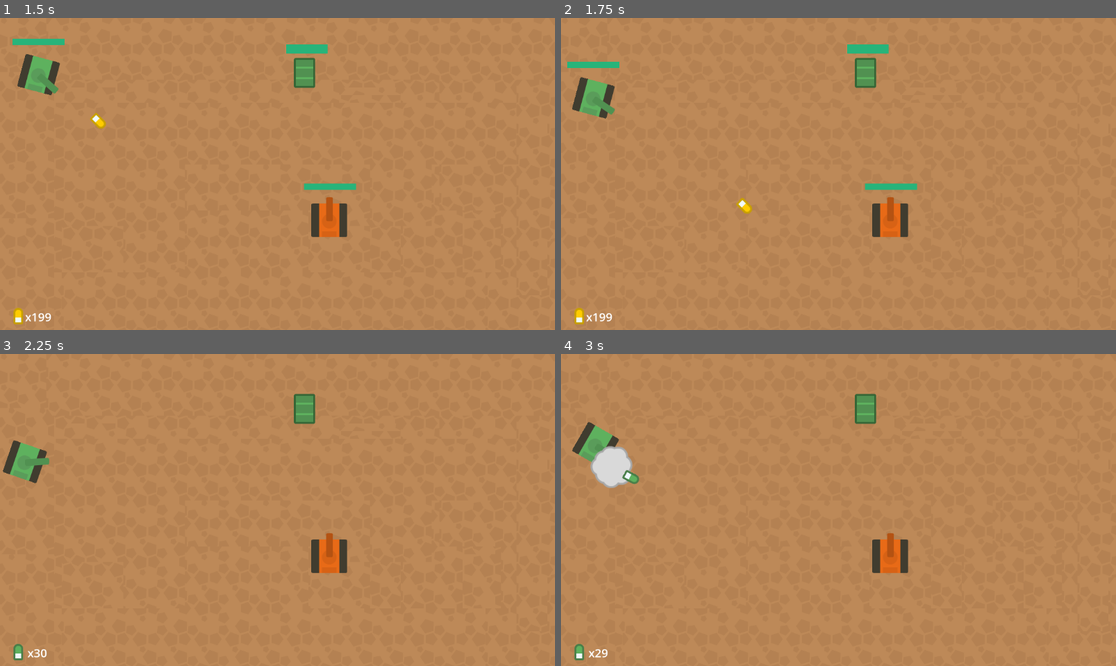
Above: before the commit, frames 1-4 (two rows, left to right).
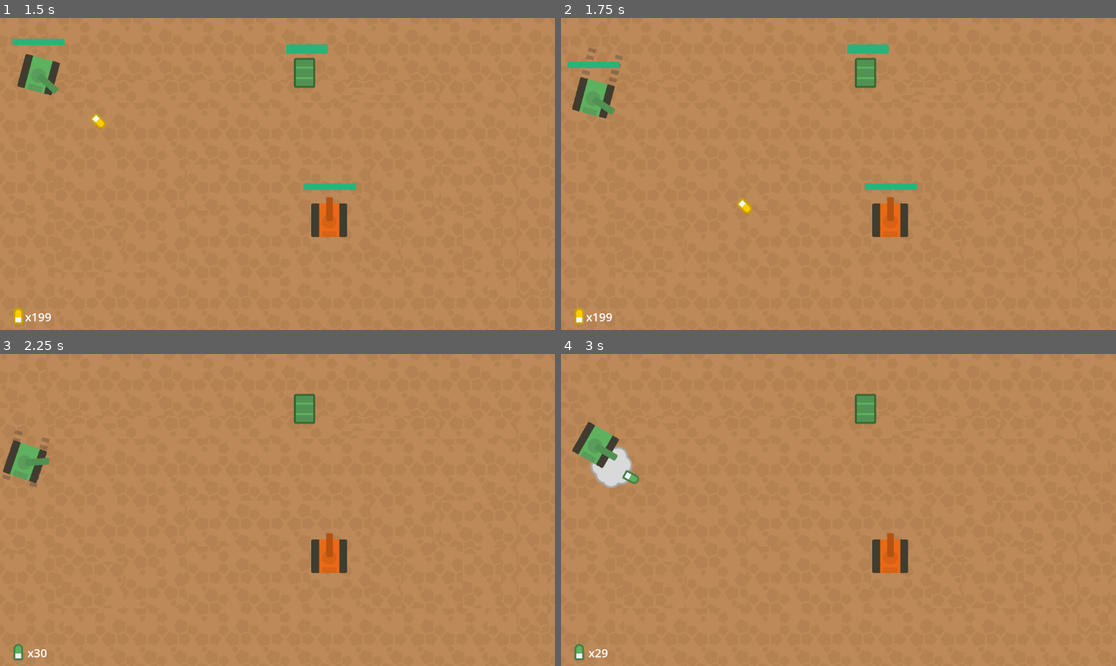
Above: after the commit, the same moments.

Repository: edumaxsantos/TankDownTank
Game: Godot game, scene res://game.tscn
Two runs of this game, one before a commit and one after it. Both use one fixed random seed, a clock stepped at 60 frames per second and the inputs below.
Inputs (mouse positions are in pixels of both pictures, inside the frame that each line leads up to):
- Up to frame 1 (1.5 s): tap Enter at 0.5 s; move the mouse to (399, 158) at 0.52 s; hold D (right) 0.53-1.28 s; right-click (399, 158) at 0.6 s; move the mouse to (166, 189) at 1.27 s; hold S (backward) from 1.28 s (still down); click (166, 189) at 1.35 s
- Up to frame 2 (1.75 s): keep holding S (backward)
- Up to frame 3 (2.25 s): move the mouse to (333, 441) at 2.02 s; release S (backward) at 2.03 s; hold D (right) from 2.03 s (still down); right-click (333, 441) at 2.1 s
- Up to frame 4 (3 s): move the mouse to (810, 572) at 2.77 s; release D (right) at 2.78 s; hold W (forward) from 2.78 s (still down); click (810, 572) at 2.85 s

Frame 1 is identical in both runs. In frame 2, 0.1% of the frame differs, in the area x 3-12%, y 9-25%; in frame 3, 0.1%; in frame 4, 0.2%, in the area x 5-11%, y 29-37%.

Commit message:
Small changeto add tracks. need fixing still, position is not correct. The timing is also odd

Diff:
--- a/cannon.gd
+++ b/cannon.gd
@@ -13,12 +13,14 @@
 @onready var _bullet_spawn_point: Node2D = %Barrel/BulletSpawnPoint
 @onready var _collision: CollisionShape2D = $CollisionShape2D
 @onready var _fire_timer: Timer = $FireTimer
+@onready var _track_scene: PackedScene = load("res://entities/track.tscn")
 
 var _bullet: Bullet
 var _can_fire: bool
+var _velocity: Vector2
 
 func _ready() -> void:
-	_can_fire = false
+	_can_fire = true
 	_ammo_manager.add_ammo(AmmoManager.Ammo.Normal, 30)
 	_ammo_manager.add_ammo(AmmoManager.Ammo.Fast, 200)
 	_ammo_manager.selected_ammo = bullet_type
@@ -52,12 +54,16 @@
 
 func _handle_movement(delta: float) -> void:
 	var direction = Vector2(sin(_base.rotation), -cos(_base.rotation))
+	_velocity = Vector2.ZERO
 
 	if Input.is_action_pressed("forward"):
-		position += direction * speed * delta
+		_velocity += direction * speed * delta
 
 	if Input.is_action_pressed("backward"):
-		position -= direction * speed * delta
+		_velocity -= direction * speed * delta
+
+	position += _velocity
+
 	move_and_slide()
 
 func _handle_mouse_rotation() -> void:
@@ -73,6 +79,8 @@
 	_ammo_manager.change_selected_ammo()
 
 	_bullet = _ammo_manager.get_bullet_instance()
+	if _fire_timer.is_stopped():
+		_fire_timer.wait_time = _bullet.reload_rate
 
 
 func _handle_left_click() -> void:
@@ -80,8 +88,6 @@
 		return
 
 	if not _can_fire: return
-
-	_can_fire = false
 
 	_handle_explosion()
 	_handle_bullet()
@@ -113,7 +119,22 @@
 	bullet.spawn_position = _bullet_spawn_point.global_position
 	get_parent().add_child(bullet)
 	_ammo_manager.decrease_ammo()
+	_can_fire = false
+	_fire_timer.start()
+
+func _handle_track() -> void:
+	var track: Track = _track_scene.instantiate()
+	track.global_position = _collision.global_position
+	track.rotation = _collision.rotation
+	track.top_level = true
+	track.z_index = 1
+	get_parent().add_child(track)
 
 func _on_fire_timer_timeout() -> void:
 	_can_fire = true
 	_fire_timer.wait_time = _bullet.reload_rate
+
+
+func _on_track_timer_timeout() -> void:
+	if _velocity != Vector2.ZERO:
+		_handle_track()
--- a/entities/cannon.tscn
+++ b/entities/cannon.tscn
@@ -45,6 +45,11 @@
 shape = SubResource("RectangleShape2D_i0lw2")
 
 [node name="FireTimer" type="Timer" parent="."]
+one_shot = true
+
+[node name="TrackTimer" type="Timer" parent="."]
+wait_time = 0.5
 autostart = true
 
 [connection signal="timeout" from="FireTimer" to="." method="_on_fire_timer_timeout"]
+[connection signal="timeout" from="TrackTimer" to="." method="_on_track_timer_timeout"]
--- /dev/null
+++ b/entities/track.gd
@@ -0,0 +1,6 @@
+extends Node2D
+class_name Track
+
+
+func _on_timer_timeout() -> void:
+	queue_free()
--- /dev/null
+++ b/entities/track.tscn
@@ -0,0 +1,17 @@
+[gd_scene load_steps=3 format=3 uid="uid://bfb708vaqauvi"]
+
+[ext_resource type="Script" path="res://entities/track.gd" id="1_rc8kb"]
+[ext_resource type="Texture2D" uid="uid://xar510cgh7uo" path="res://assets/tracksSmall.png" id="2_aoyyt"]
+
+[node name="Track" type="Node2D"]
+script = ExtResource("1_rc8kb")
+
+[node name="Sprite2D" type="Sprite2D" parent="."]
+texture = ExtResource("2_aoyyt")
+
+[node name="Timer" type="Timer" parent="."]
+wait_time = 0.5
+one_shot = true
+autostart = true
+
+[connection signal="timeout" from="Timer" to="." method="_on_timer_timeout"]
--- a/game.tscn
+++ b/game.tscn
@@ -21,17 +21,17 @@
 [node name="Map" parent="." instance=ExtResource("1_ls12w")]
 
 [node name="Cannon" parent="." node_paths=PackedStringArray("_ammo_manager") instance=ExtResource("2_eddwu")]
-top_level = true
+z_index = 5
 position = Vector2(91, 79)
 _ammo_manager = NodePath("../AmmoManager")
 
 [node name="BarrelGreenSide" parent="." instance=ExtResource("6_qvbww")]
-top_level = true
+z_index = 1
 material = SubResource("ShaderMaterial_5sown")
 position = Vector2(632, 114)
 
 [node name="EnemyCannon" parent="." instance=ExtResource("7_nrsfh")]
-top_level = true
+z_index = 1
 position = Vector2(684, 420)
 
 [node name="AmmoManager" parent="." instance=ExtResource("6_6idj8")]
@@ -39,4 +39,5 @@
 [node name="CanvasLayer" type="CanvasLayer" parent="."]
 
 [node name="Ammo" parent="CanvasLayer" node_paths=PackedStringArray("ammo_manager") instance=ExtResource("8_584ls")]
+z_index = 10
 ammo_manager = NodePath("../../AmmoManager")
Not shown, added: addons/godot-git-plugin/plugin.cfg
Binary file added: assets/tracksLarge.png
Not shown, added: assets/tracksLarge.png.import
Binary file added: assets/tracksSmall.png
Not shown, added: assets/tracksSmall.png.import
Not shown, added: addons/godot-git-plugin/LICENSE
Not shown, added: addons/godot-git-plugin/THIRDPARTY.md
Not shown, added: addons/godot-git-plugin/git_plugin.gdextension
Not shown, added: addons/godot-git-plugin/linux/libgit_plugin.linux.editor.x86_64.so
Not shown, added: addons/godot-git-plugin/macos/libgit_plugin.macos.editor.universal.dylib
Not shown, added: addons/godot-git-plugin/win64/libgit_plugin.windows.editor.x86_64.dll
Not shown, added: addons/godot-git-plugin/win64/libgit_plugin.windows.editor.x86_64.exp
(and 2 more such lines)
